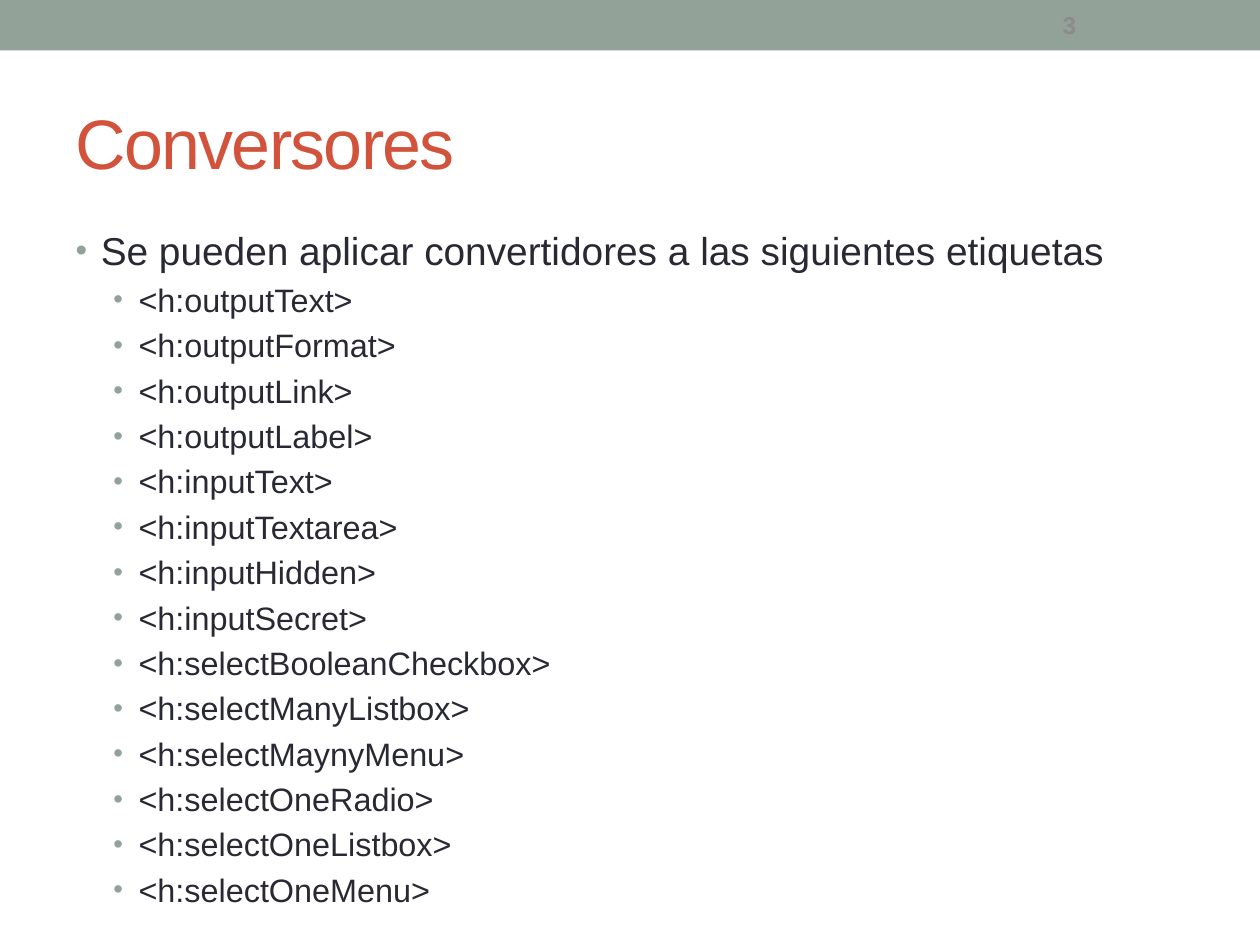
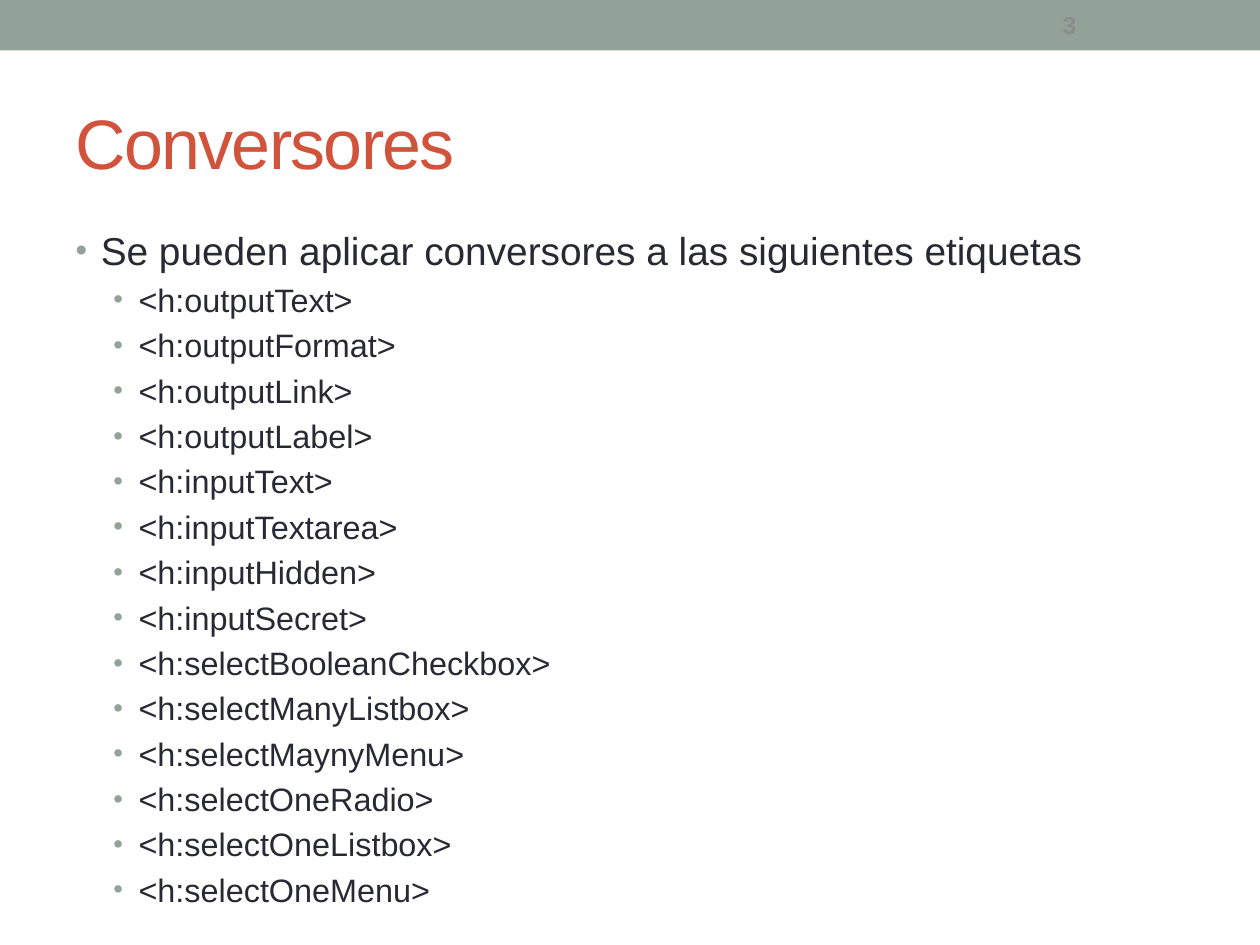
Before and after one commit to fdepablo/WsCursoJavaEE, a slide deck: slide 3 of _18_JSF/powerpoint/JSF - 5 - Conversores y validadores.pptx. Drawn at 1260x945 pixels with LibreOffice and Linux fonts; fonts in the diff are those of the drawing. Boxes give left, top, right and bottom in pixels: in the first picture for what was removed or moved away, otherwise in the second. Text is boxed around its words. In the diff, an @@ line names an element or a change of style, - is before the commit and + after.

Commit message:
mejoras pdfs y codigo de conversores

```diff
--- a/_18_JSF/powerpoint/JSF - 5 - Conversores y validadores.pptx
+++ b/_18_JSF/powerpoint/JSF - 5 - Conversores y validadores.pptx
@@ text at [101,237,1082,272]: text changed @@
-• Se pueden aplicar convertidores a las siguientes etiquetas
+• Se pueden aplicar conversores a las siguientes etiquetas
```
Also in this commit, not shown: 1 other slide changed, 6 other files.
